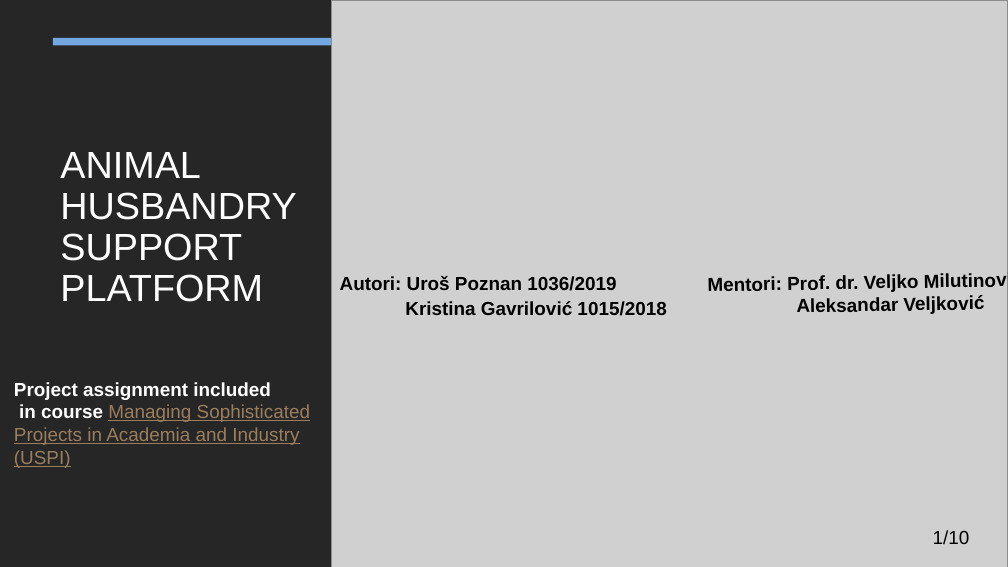
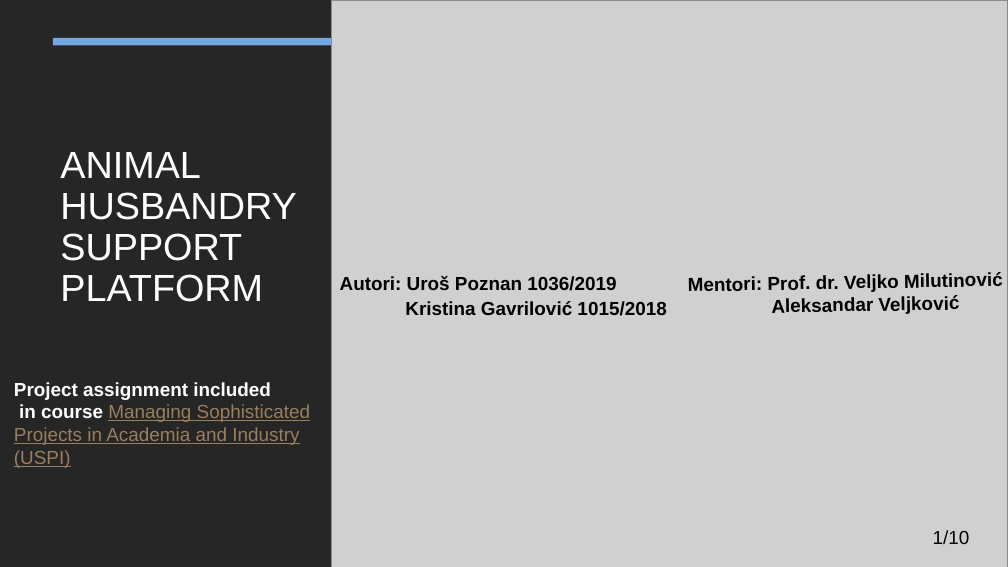
Before and after one commit to upoznat/UPR, a slide deck: slide 1 of H2020_Presentation.pptx. Drawn at 1008x567 pixels with LibreOffice and Linux fonts; fonts in the diff are those of the drawing; grey boxes stand for pictures. Boxes give left, top, right and bottom in pixels: in the first picture for what was removed or moved away, otherwise in the second. Text is boxed around its words. In the diff, an @@ line names an element or a change of style, - is before the commit and + after.

```diff
--- a/H2020_Presentation.pptx
+++ b/H2020_Presentation.pptx
@@ text "Mentori: Prof. dr. Veljko Milutinović" rewrapped from <box>708,274,985,314</box> to <box>688,272,1003,314</box> @@
```
Also in this commit, not shown: 1 other slide changed.
